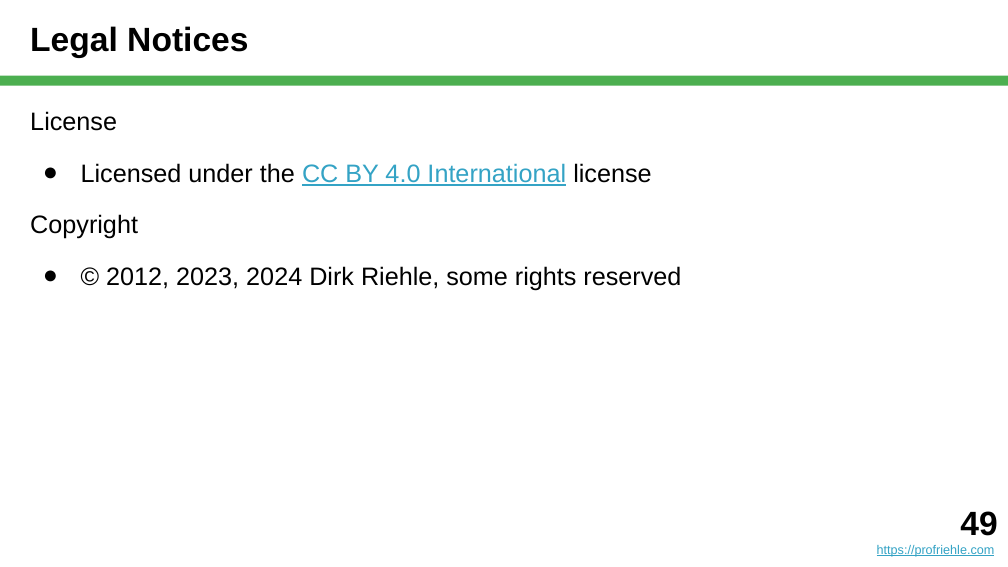
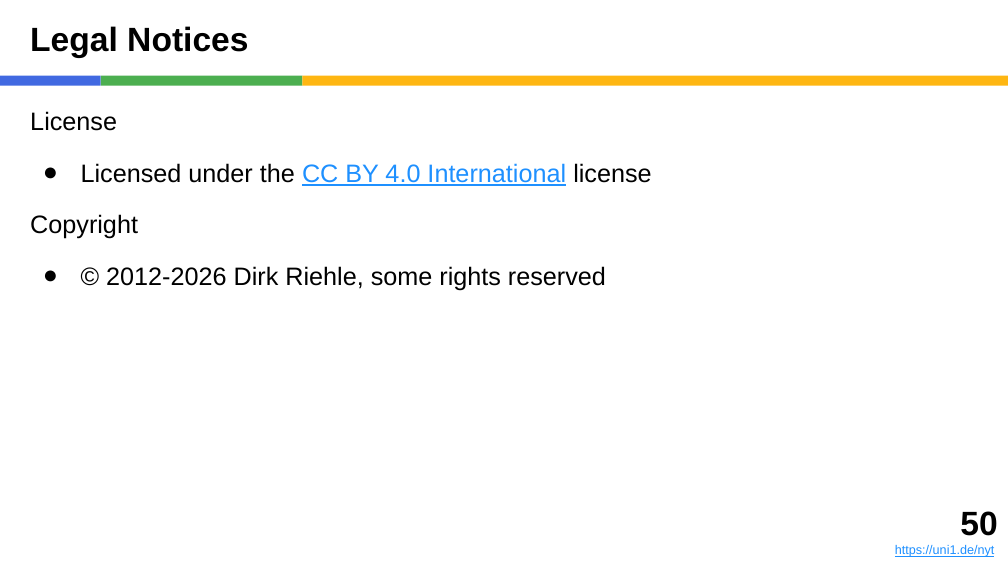
Before and after one commit to dirkriehle/nyt-course, a slide deck: slide 50 of Lecture slides/NYT C03 - Qualitative Surveys.pptx (slide 49 before the commit). Drawn at 1008x567 pixels with LibreOffice and Linux fonts; fonts in the diff are those of the drawing. Boxes give left, top, right and bottom in pixels: in the first picture for what was removed or moved away, otherwise in the second. Text is boxed around its words. In the diff, an @@ line names an element or a change of style, - is before the commit and + after.

```diff
--- a/Lecture slides/NYT C03 - Qualitative Surveys.pptx
+++ b/Lecture slides/NYT C03 - Qualitative Surveys.pptx
@@ rectangle added at [0, 76, 101, 86], fill #4169E1 @@
@@ rectangle added at [101, 76, 302, 86], fill #4CAF50 @@
@@ rectangle: place and size @@
-rectangle at [0, 76, 1008, 86]
+rectangle at [302, 76, 1008, 86]
@@ rectangle at [302, 76, 1008, 86]: fill #4CAF50 to #FEB612 @@
@@ text at [81, 163, 651, 186]: text colour #34A3C5 to #1E90FF in "CC BY 4.0 International" @@
@@ text at [106, 266, 606, 290]: text changed @@
-● © 2012, 2023, 2024 Dirk Riehle, some rights reserved
+● © 2012-2026 Dirk Riehle, some rights reserved
@@ text at [895, 511, 997, 557]: text changed; text colour #34A3C5 to #1E90FF @@
-49
-https://profriehle.com
+50
+https://uni1.de/nyt
```
Also in this commit, not shown: 48 other slides changed, 1 slide added, 3 other files.
